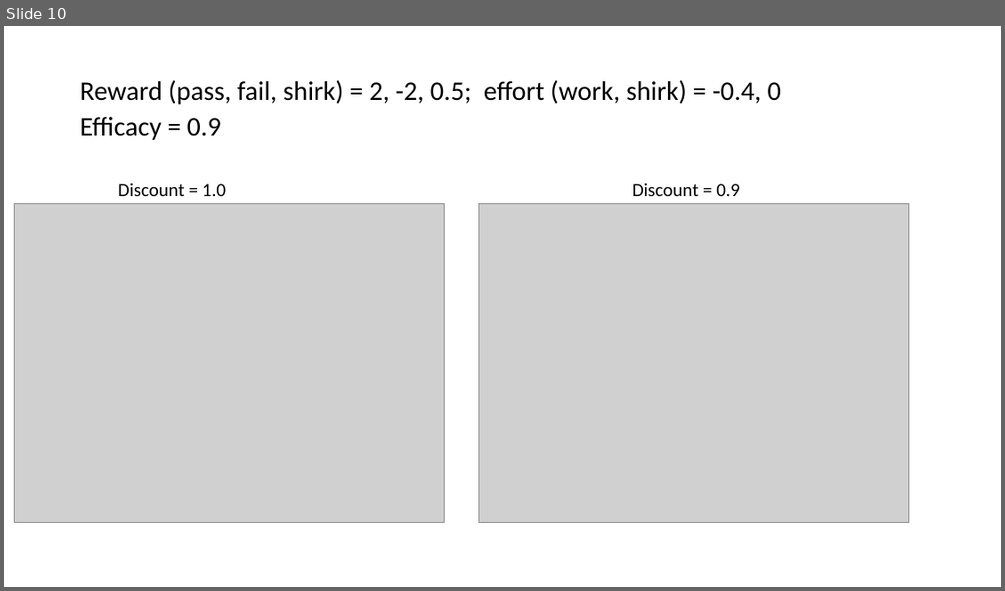
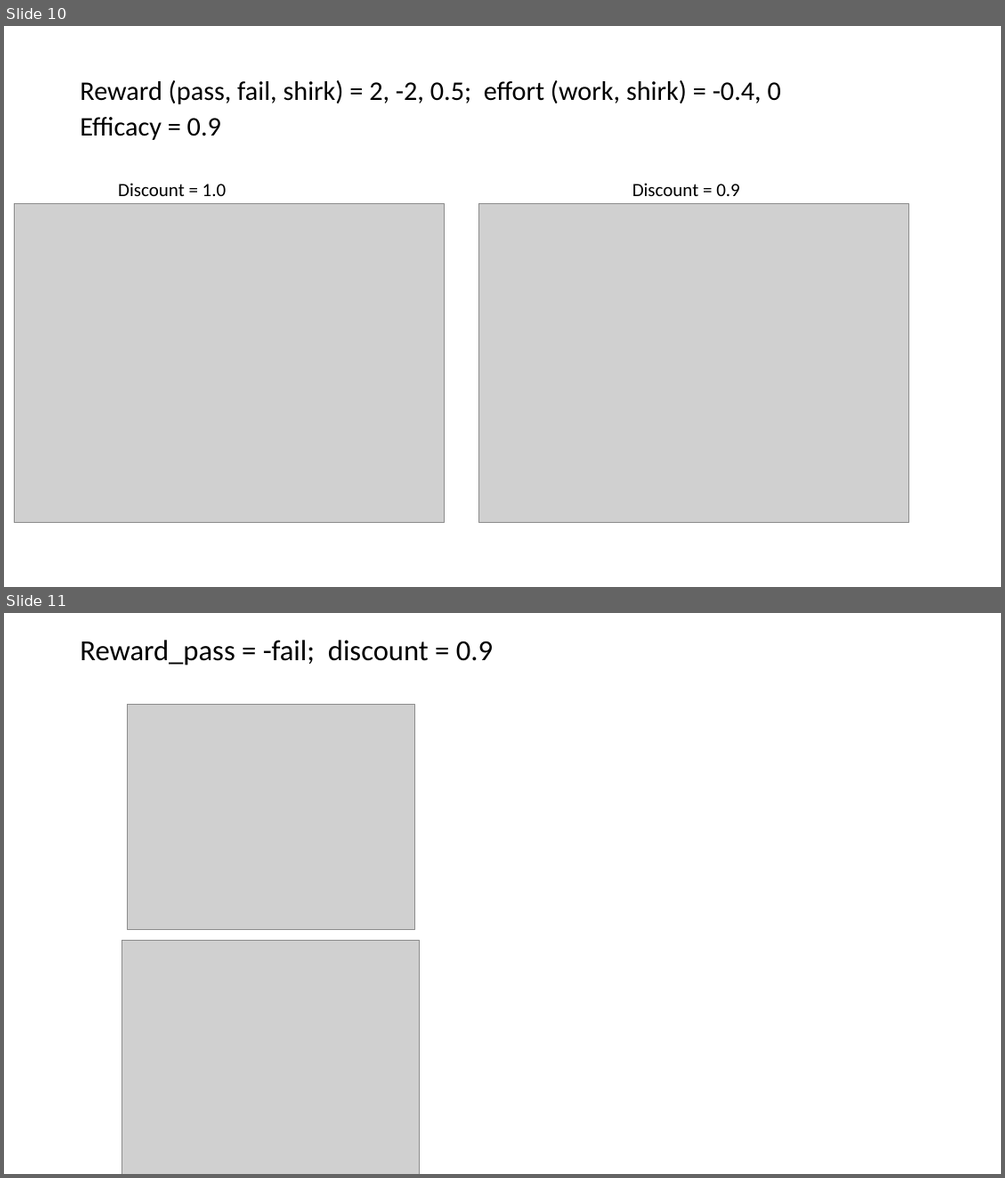
Before and after one commit to awebb-nz/procrastination_code, a slide deck: results and plots/Presentation1.pptx. Shown one above the other, each under a label of ours: slide 10 before the commit, slides 10 and 11 after it. The pictures are 1005x591 and 1005x1178 pixels, drawn with LibreOffice and Linux fonts; fonts in the diff are those of the drawing; grey boxes stand for pictures. Boxes give left, top, right and bottom in pixels: in the first picture for what was removed or moved away, otherwise in the second. Text is boxed around its words. In the diff, an @@ line names an element or a change of style, - is before the commit and + after.

```diff
--- a/results and plots/Presentation1.pptx
+++ b/results and plots/Presentation1.pptx
@@ slide 11 added at (4, 613, 1001, 1174), background #FFFFFF @@
@@ text added at (80, 640, 493, 666), 28 pt, text #000000 @@
+Reward_pass = -fail; discount = 0.9
@@ picture added at (128, 705, 414, 930) @@
@@ picture added at (122, 940, 420, 1174) @@
```
Also in this commit, not shown: 1 slide removed, 1 other file.
